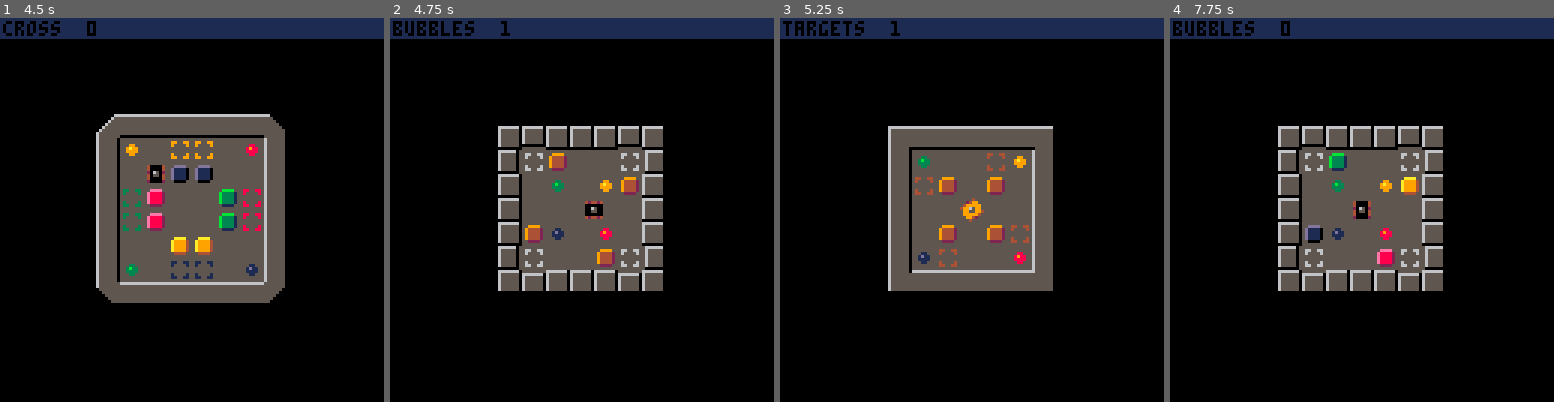
Above: before the commit, frames 1-4 (left to right).
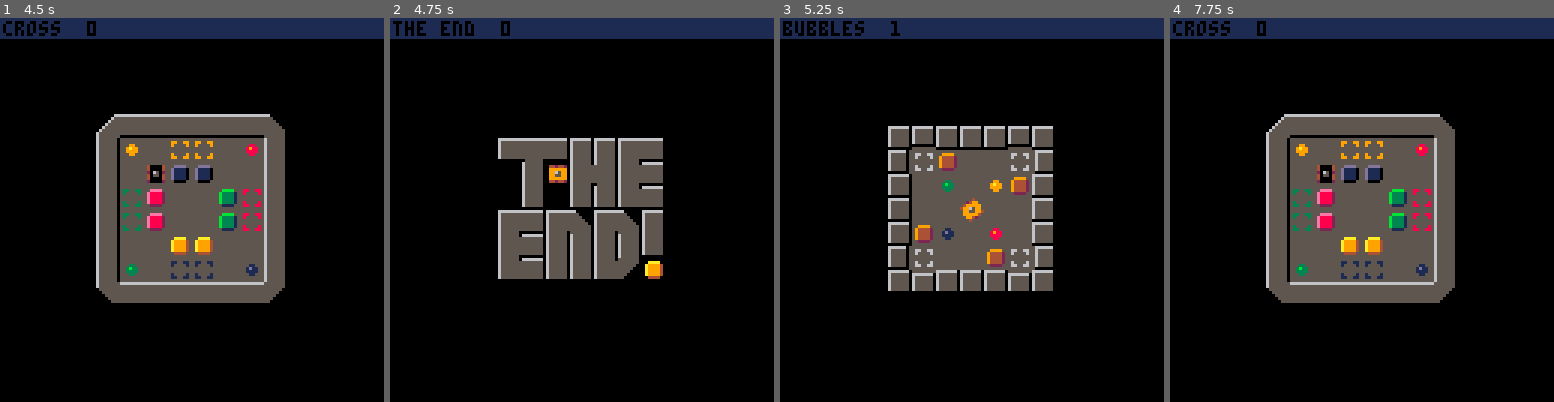
Above: after the commit, the same moments.

Repository: erwinbonsma/SokoBubbleP8
Game: PICO-8 cartridge sokububble.p8
Two runs of this game, one before a commit and one after it. Both use one fixed random seed, a clock stepped at 60 frames per second and the inputs below.
Inputs:
- Up to frame 1 (4.5 s): tap X (X key) at 0.33, 1.07, 1.85, 2.97, 4.08 s; tap O (Z key) at 0.7, 1.7, 2.1, 2.5, 2.9, 3.3, 3.7, 4.1 s; hold Right 1.6-2.1 s; hold Up 2.15-2.42 s; hold Right 2.47-3.03 s; hold Left 3.08-3.58 s; hold Down 3.63-3.97 s; hold Right from 4.02 s (still down)
- Up to frame 2 (4.75 s): tap O (Z key) at 4.5 s; release Right at 4.68 s; hold Up from 4.73 s (still down)
- Up to frame 3 (5.25 s): tap O (Z key) at 4.9 s; release Up at 5.03 s; hold Left from 5.08 s (still down); tap X (X key) at 5.2 s
- Up to frame 4 (7.75 s): tap O (Z key) every 0.4 s from 5.3 to 7.7 s; release Left at 5.68 s; hold Down 5.73-6.03 s; hold Right 6.08-6.58 s; tap X (X key) at 6.32, 7.43 s; hold Right 6.63-7.13 s; hold Up 7.18-7.45 s; hold Right from 7.5 s (still down)

Frame 1 is identical in both runs. In frame 2, 10% of the frame differs, in the area x 0-72%, y 0-72%; in frame 3, 5.2%; in frame 4, 14%, in the area x 0-75%, y 0-75%.

Commit message:
Add 'the end' level

Diff:
--- a/sokububble.p8
+++ b/sokububble.p8
@@ -33,6 +33,11 @@
  name="cross",
  mapdef={24,0,8,8},
  ini_bubble=0
+},{
+ name="the end",
+ mapdef={29,8,7,6},
+ ini_bubble=1,
+ no_bg=true
 }}
 
 --sprite flags
@@ -599,6 +604,7 @@
  o.sx0=64-4*o.ncols
  o.sy0=64-4*o.nrows
  o.ini_bubble=lvl_def.ini_bubble
+ o.no_bg=lvl_def.no_bg
 
  return o
 end
@@ -742,13 +748,16 @@
 
 function level:draw(state)
  pal(15,0)
- rectfill(
-  self.sx0+4,
-  self.sy0+4,
-  self.sx0+8*self.ncols-5,
-  self.sy0+8*self.nrows-5,
-  5
- )
+
+ if self.no_bg==nil then
+  rectfill(
+   self.sx0+4,
+   self.sy0+4,
+   self.sx0+8*self.ncols-5,
+   self.sy0+8*self.nrows-5,
+   5
+  )
+ end
  self:_draw_fixed(state)
  self:_draw_boxes(state)
 
@@ -1056,20 +1065,20 @@
 0000000000000000000000000000000001010100000002020202020000000000010101000002020202020000000000020202020202020202020202020202020004141414140810181818181818080802041414141408101818181818180808000414141414081018181818181808080004141414140810181818181818080800
 0000000000000000000000000000000000000000000000000000000000000000000000000000000000000000000000000000000000000000000000000000000000000000000000000000000000000000000000000000000000000000000000000000000000000000000000000000000000000000000000000000000000000000
 __map__
-3136363636363632313636363636363231363636363636321636363636363617000000000000000000000000000000000000000000000000000000000000000000000000000000000000000000000000000000000000000000000000000000000000000000000000000000000000000000000000000000000000000000000000
-3510000000000035355500002500653535100000000000353546004545005635000000000000000000000000000000000000000000000000000000000000000000000000000000000000000000000000000000000000000000000000000000000000000000000000000000000000000000000000000000000000000000000000
-3500000000000035350010600000003535000000000000353500107070000035000000000000000000000000000000000000000000000000000000000000000000000000000000000000000000000000000000000000000000000000000000000000000000000000000000000000000000000000000000000000000000000000
-3500005000602f35352500567640003535655066566055353565500000605535000000000000000000000000000000000000000000000000000000000000000000000000000000000000000000000000000000000000000000000000000000000000000000000000000000000000000000000000000000000000000000000000
-3500006000000035350050664600253535655066566055353565500000605535000000000000000000000000000000000000000000000000000000000000000000000000000000000000000000000000000000000000000000000000000000000000000000000000000000000000000000000000000000000000000000000000
-3500005300655535350000007000003535000000000000353500004040000035000000000000000000000000000000000000000000000000000000000000000000000000000000000000000000000000000000000000000000000000000000000000000000000000000000000000000000000000000000000000000000000000
-3556002f00556535354500250000753535000000000000353566007575007635000000000000000000000000000000000000000000000000000000000000000000000000000000000000000000000000000000000000000000000000000000000000000000000000000000000000000000000000000000000000000000000000
+31363636363636323136363636363632313636363636363216363636363636173a3b38373731380000000000000000000000000000000000000000000000000000000000000000000000000000000000000000000000000000000000000000000000000000000000000000000000000000000000000000000000000000000000
+35100000000000353555000025006535351000000000003535460045450056350035103e3c3e380000000000000000000000000000000000000000000000000000000000000000000000000000000000000000000000000000000000000000000000000000000000000000000000000000000000000000000000000000000000
+3500000000000035350010600000003535000000000000353500107070000035003900393933380000000000000000000000000000000000000000000000000000000000000000000000000000000000000000000000000000000000000000000000000000000000000000000000000000000000000000000000000000000000
+3500005000602f35352500567640003535655066566055353565500000605535313831173117370000000000000000000000000000000000000000000000000000000000000000000000000000000000000000000000000000000000000000000000000000000000000000000000000000000000000000000000000000000000
+35000060000000353500506646002535356550665660553535655000006055353e3835353535390000000000000000000000000000000000000000000000000000000000000000000000000000000000000000000000000000000000000000000000000000000000000000000000000000000000000000000000000000000000
+3500005300655535350000007000003535000000000000353500004040000035333839393319300000000000000000000000000000000000000000000000000000000000000000000000000000000000000000000000000000000000000000000000000000000000000000000000000000000000000000000000000000000000
+3556002f00556535354500250000753535000000000000353566007575007635454545004040400000000000000000000000000000000000000000000000000000000000000000000000000000000000000000000000000000000000000000000000000000000000000000000000000000000000000000000000000000000000
 3336363636363634333636363636363433363636363636341836363636363619000000000000000000000000000000000000000000000000000000000000000000000000000000000000000000000000000000000000000000000000000000000000000000000000000000000000000000000000000000000000000000000000
-3029303030293031363636363632303030303030303136363636363632000000000000000000000000000000000000000000000000000000000000000000000000000000000000000000000000000000000000000000000000000000000000000000000000000000000000000000000000000000000000000000000000000000
-264d6000004d2835660000554635301000000000303510000000000035000000000000000000000000000000000000000000000000000000000000000000000000000000000000000000000000000000000000000000000000000000000000000000000000000000000000000000000000000000000000000000000000000000
-3000660046403035456000400035300060004000303500000000000035000000000000000000000000000000000000000000000000000000000000000000000000000000000000000000000000000000000000000000000000000000000000000000000000000000000000000000000000000000000000000000000000000000
-3000001000003035000010000035300050660056303565506656605535000000000000000000000000000000000000000000000000000000000000000000000000000000000000000000000000000000000000000000000000000000000000000000000000000000000000000000000000000000000000000000000000000000
-3070760056003035007000506535300070004d4d283565506656605535000000000000000000000000000000000000000000000000000000000000000000000000000000000000000000000000000000000000000000000000000000000000000000000000000000000000000000000000000000000000000000000000000000
-264d0000504d2835767500005635300000764d48283500000000000035000000000000000000000000000000000000000000000000000000000000000000000000000000000000000000000000000000000000000000000000000000000000000000000000000000000000000000000000000000000000000000000000000000
+30293030302930313636363636323030303030303031363636363636323a3b38373731380000000000000000000000000000000000000000000000000000000000000000000000000000000000000000000000000000000000000000000000000000000000000000000000000000000000000000000000000000000000000000
+264d6000004d28356600005546353010000000003035100000000000350035103e3c3e380000000000000000000000000000000000000000000000000000000000000000000000000000000000000000000000000000000000000000000000000000000000000000000000000000000000000000000000000000000000000000
+3000660046403035456000400035300060004000303500000000000035003900393933380000000000000000000000000000000000000000000000000000000000000000000000000000000000000000000000000000000000000000000000000000000000000000000000000000000000000000000000000000000000000000
+3000001000003035000010000035300050660056303565506656605535313831173117370000000000000000000000000000000000000000000000000000000000000000000000000000000000000000000000000000000000000000000000000000000000000000000000000000000000000000000000000000000000000000
+3070760056003035007000506535300070004d4d2835655066566055353e3835353535390000000000000000000000000000000000000000000000000000000000000000000000000000000000000000000000000000000000000000000000000000000000000000000000000000000000000000000000000000000000000000
+264d0000504d2835767500005635300000764d48283500000000000035333839393319400000000000000000000000000000000000000000000000000000000000000000000000000000000000000000000000000000000000000000000000000000000000000000000000000000000000000000000000000000000000000000
 3027303030273033363636363634303030302727303336363636363634000000000000000000000000000000000000000000000000000000000000000000000000000000000000000000000000000000000000000000000000000000000000000000000000000000000000000000000000000000000000000000000000000000
 0000000000000000000000000000000000000000000000000000000000000000000000000000000000000000000000000000000000000000000000000000000000000000000000000000000000000000000000000000000000000000000000000000000000000000000000000000000000000000000000000000000000000000
 0000000000000000000000000000000000000000000000000000000000000000000000000000000000000000000000000000000000000000000000000000000000000000000000000000000000000000000000000000000000000000000000000000000000000000000000000000000000000000000000000000000000000000
